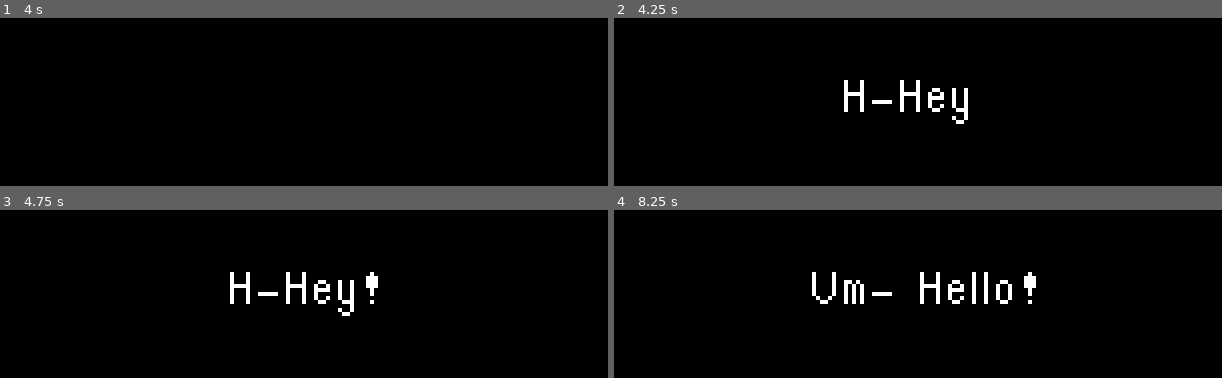
Above: before the commit, frames 1-4 (two rows, left to right).
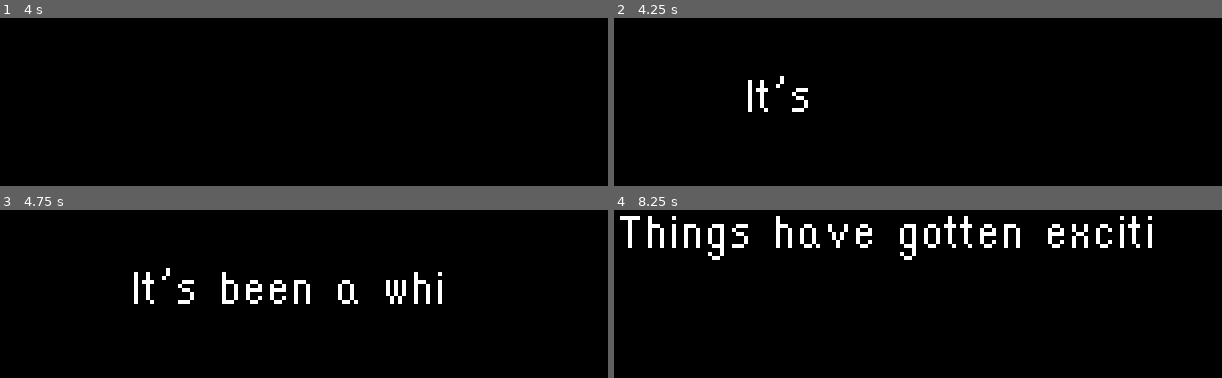
Above: after the commit, the same moments.

Repository: CherrySodaPop/Jevil-VGB
Game: Godot game, scene res://something/room_something.tscn
Same seed, same stepped clock (60 frames per second), same inputs: the game is played once before the commit and once after it. This scene is started directly instead of the project's main scene.
Inputs:
- Up to frame 1 (4 s): tap Enter (confirm) at 0.5, 0.6, 1.25, 1.35, 2, 2.1, 2.75, 2.85, 3.5, 3.6 s; hold D (moveRight) 0.53-1.28 s; hold S (moveDown) 1.28-2.03 s; hold D (moveRight) 2.03-2.78 s; hold W (moveUp) 2.78-3.53 s; hold A (moveLeft) from 3.53 s (still down)
- Up to frame 2 (4.25 s): keep holding A (moveLeft)
- Up to frame 3 (4.75 s): keep holding A (moveLeft); tap Enter (confirm) at 4.35 s
- Up to frame 4 (8.25 s): release A (moveLeft) at 5.03 s; hold S (moveDown) 5.03-5.78 s; tap Enter (confirm) at 5.1, 5.75, 5.85, 6.6, 7.35, 8.1 s; hold D (moveRight) 5.78-6.53 s; hold W (moveUp) 6.53-7.28 s; hold D (moveRight) 7.28-8.03 s; hold S (moveDown) from 8.03 s (still down)

Frame 1 is identical in both runs. In frame 2, 1.7% of the frame differs, in the area x 22-59%, y 34-64%; in frame 3, 2.9%; in frame 4, 5.9%, in the area x 0-89%, y 3-56%.

Commit message:
Fixed inconsistent data types

Diff:
--- a/sourcecode/something/peerson.tscn
+++ b/sourcecode/something/peerson.tscn
@@ -15,6 +15,3 @@
 bbcode_text = "H-Hello?"
 text = "H-Hello?"
 scroll_active = false
-__meta__ = {
-"_edit_use_anchors_": false
-}
--- a/sourcecode/something/room_something.gd
+++ b/sourcecode/something/room_something.gd
@@ -14,26 +14,11 @@
 	if (lifeTimer >= 7.0):
 		$text1.canSpeek = true;
 
-	if (lifeTimer >= 10.0):
+	if (lifeTimer >= 15.0):
 		$text2.canSpeek = true;
 
-	if (lifeTimer >= 15.0):
+	if (lifeTimer >= 20.0):
 		$text3.canSpeek = true;
 
-	if (lifeTimer >= 22.0):
-		$text4.canSpeek = true;
-
-	if (lifeTimer >= 27.0):
-		$text5.canSpeek = true;
-
-	if (lifeTimer >= 33.0):
-		$text6.canSpeek = true;
-
-	if (lifeTimer >= 40.0):
-		$text7.canSpeek = true;
-
-	if (lifeTimer >= 48.0):
-		$text8.canSpeek = true;
-
-	if (lifeTimer >= 54.0):
-		$text9.canSpeek = true;
+	if (lifeTimer >= 25.0):
+		$lunar.visible = true
--- a/sourcecode/something/room_something.tscn
+++ b/sourcecode/something/room_something.tscn
@@ -1,64 +1,35 @@
-[gd_scene load_steps=3 format=2]
+[gd_scene load_steps=4 format=2]
 
 [ext_resource path="res://something/room_something.gd" type="Script" id=1]
 [ext_resource path="res://something/peerson.tscn" type="PackedScene" id=2]
+[ext_resource path="res://something/lunar.png" type="Texture" id=3]
 
 [node name="room_something" type="Node2D"]
 script = ExtResource( 1 )
 
 [node name="text0" parent="." instance=ExtResource( 2 )]
-position = Vector2( -21, -10 )
-words = "H-Hey!"
+position = Vector2( -45, -10 )
+words = "It's been a while."
 speed = 5.0
 
 [node name="text1" parent="." instance=ExtResource( 2 )]
-position = Vector2( -29, -10 )
-words = "Um- Hello!"
+position = Vector2( -77, -24 )
+words = "Things have gotten exciting.
+But some problems have
+gotten in the way..."
 speed = 5.0
 
 [node name="text2" parent="." instance=ExtResource( 2 )]
-position = Vector2( -65, -17 )
-words = "Sorry... uh... you don't
-really know me."
+position = Vector2( -80, -16 )
+words = "But we'll still see each other.
+I promise."
 speed = 5.0
 
 [node name="text3" parent="." instance=ExtResource( 2 )]
-position = Vector2( -76, -15 )
-words = "...and honestly I don't really
-know you either..."
+position = Vector2( -29, -10 )
+words = "Until then."
 speed = 5.0
 
-[node name="text4" parent="." instance=ExtResource( 2 )]
-position = Vector2( -71, -10 )
-words = "But I wanted to say hello!"
-speed = 5.0
-
-[node name="text5" parent="." instance=ExtResource( 2 )]
-position = Vector2( -4, -9 )
-words = "..."
-speed = 5.0
-
-[node name="text6" parent="." instance=ExtResource( 2 )]
-position = Vector2( -71, -23 )
-words = "Look... I don't know where
-THIS is, but I wanna
-see you again."
-speed = 5.0
-
-[node name="text7" parent="." instance=ExtResource( 2 )]
-position = Vector2( -82, -25 )
-words = "Something's coming this year...
-And I might be able
-to see you there!"
-speed = 5.0
-
-[node name="text8" parent="." instance=ExtResource( 2 )]
-position = Vector2( -56, -20 )
-words = "Don't forget, alright!
-This year, 2022."
-speed = 5.0
-
-[node name="text9" parent="." instance=ExtResource( 2 )]
-position = Vector2( -19, -12 )
-words = "See ya!"
-speed = 5.0
+[node name="lunar" type="Sprite" parent="."]
+visible = false
+texture = ExtResource( 3 )
Binary file added: sourcecode/something/lunar.png
Not shown, added: sourcecode/something/lunar.png.import
